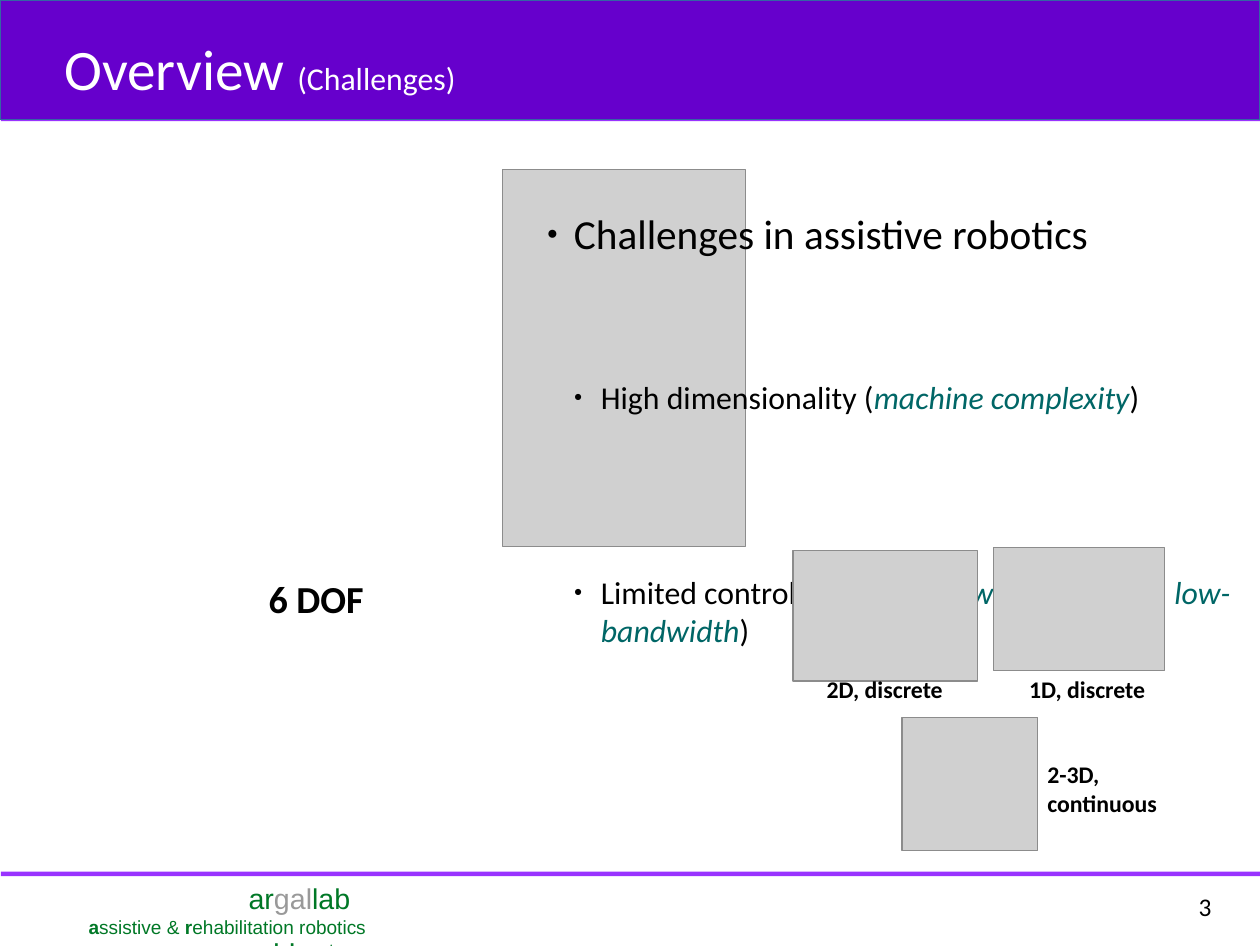
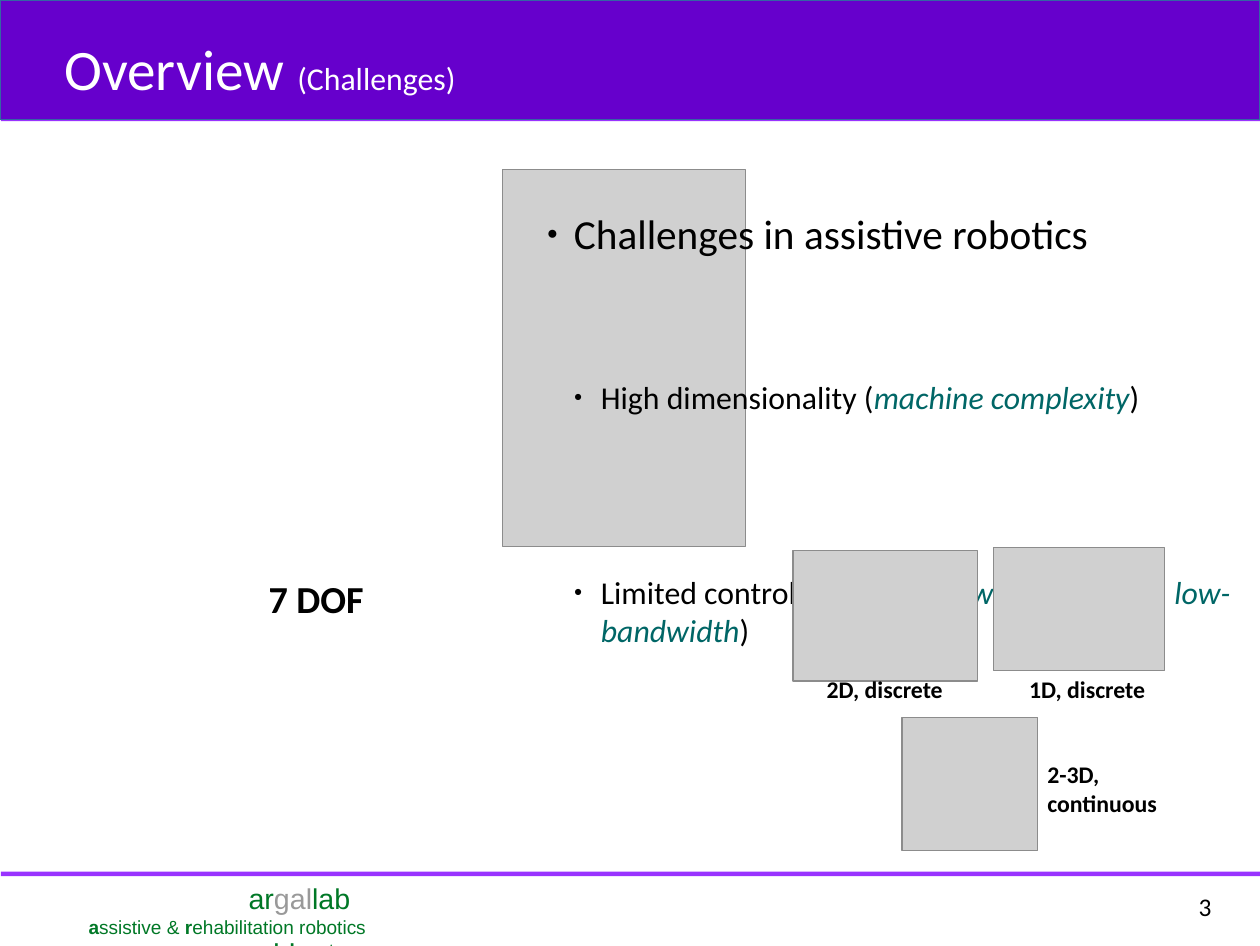
Before and after one commit to deepakgopinath/Quals_Stuff, a slide deck: slide 3 of Presentation/Deepak_ME_Quals.odp. Drawn at 1260x946 pixels with LibreOffice and Linux fonts; fonts in the diff are those of the drawing; grey boxes stand for pictures. Boxes give left, top, right and bottom in pixels: in the first picture for what was removed or moved away, otherwise in the second. Text is boxed around its words. In the diff, an @@ line names an element or a change of style, - is before the commit and + after.

```diff
--- a/Presentation/Deepak_ME_Quals.odp
+++ b/Presentation/Deepak_ME_Quals.odp
@@ text at [269,588,363,614]: text changed @@
-6 DOF
+7 DOF
```
Also in this commit, not shown: 1 other file.
